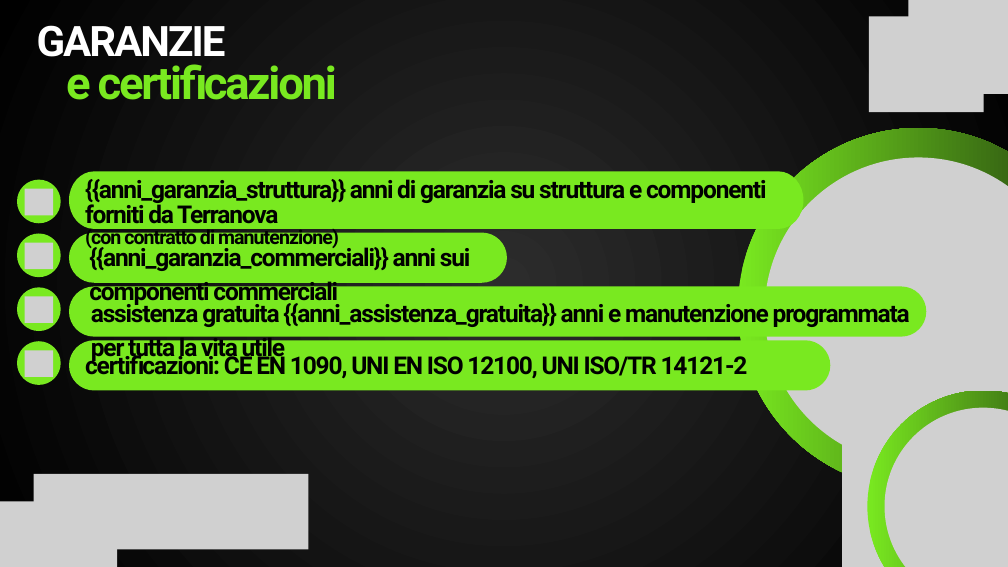
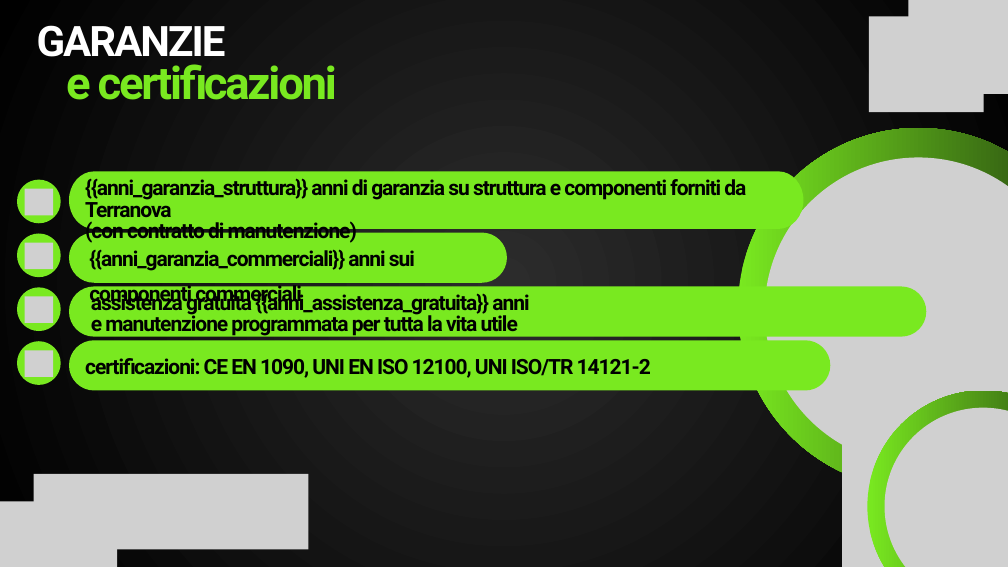
Before and after one commit to Giovanni301183/Conf, a slide deck: slide 6 of public/offerta/modello-offerta.pptx. Drawn at 1008x567 pixels with LibreOffice and Linux fonts; fonts in the diff are those of the drawing; grey boxes stand for pictures. Boxes give left, top, right and bottom in pixels: in the first picture for what was removed or moved away, otherwise in the second. Text is boxed around its words. In the diff, an @@ line names an element or a change of style, - is before the commit and + after.

```diff
--- a/public/offerta/modello-offerta.pptx
+++ b/public/offerta/modello-offerta.pptx
@@ text "{{anni_garanzia_struttura}} anni di garanzia su ..." at bbox=[85, 178, 746, 243]: size 35 to 30 pt, letter spacing -1.7 to -1.5 pt in "{{anni_garanzia_struttura}} anni di garanzia su struttura e ..."; size 28 to 30 pt, letter spacing -1.4 to -1.5 pt in "(con contratto di manutenzione)"; line spacing 35.7pt to 30.6pt; line spacing 28.6pt to 30.6pt @@
@@ text "{{anni_garanzia_commerciali}} anni sui componenti commercial ..." at bbox=[89, 249, 415, 307]: size 35 to 30 pt, letter spacing -1.7 to -1.5 pt @@
@@ text at bbox=[91, 290, 529, 338]: text changed; size 35 to 30 pt @@
-assistenza gratuita {{anni_assistenza_gratuita}} anni e manutenzione programmata per tutta la vita utile
+assistenza gratuita {{anni_assistenza_gratuita}} anni
+e manutenzione programmata per tutta la vita utile
@@ text "certificazioni: CE EN 1090, UNI ..." at bbox=[85, 358, 651, 378]: size 35 to 30 pt, letter spacing -1.7 to -1.5 pt @@
```
Also in this commit, not shown: 3 other files.
